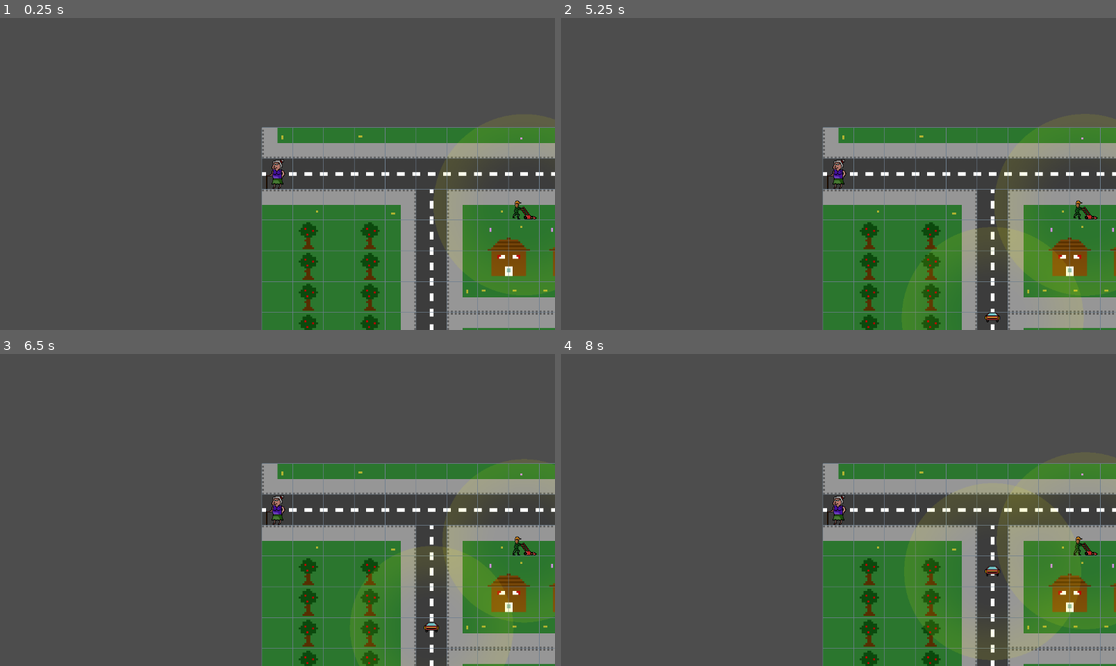
Above: before the commit, frames 1-4 (two rows, left to right).
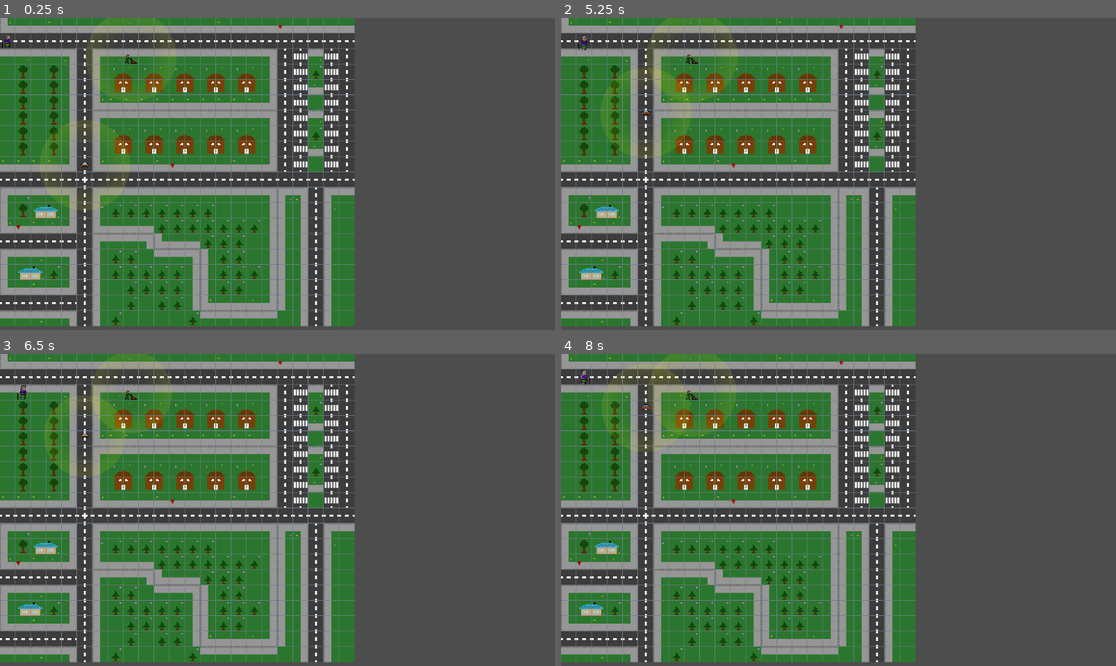
Above: after the commit, the same moments.

Repository: chrismeunier/EpicGameJam11
Game: Godot game, scene res://TileMap/world.tscn
Same seed, same stepped clock (60 frames per second), same inputs: the game is played once before the commit and once after it. Sound files missing from this copy of the repository are replaced by a short silence.
Inputs (mouse positions are in pixels of both pictures, inside the frame that each line leads up to):
- Up to frame 1 (0.25 s): no input
- Up to frame 2 (5.25 s): tap Enter at 0.5 s; move the mouse to (960, 158) at 0.52 s; hold D (Right) 0.53-1.28 s; hold Shift 0.53-1.28 s; move the mouse to (727, 189) at 1.27 s; hold S (Down) 1.28-2.03 s; tap 2 at 1.35, 4.35 s; move the mouse to (894, 105) at 2.02 s; hold D (Right) 2.03-2.78 s; tap 3 at 2.1, 5.1 s; move the mouse to (810, 236) at 2.77 s; hold W (Up) 2.78-3.53 s; tap 1 at 2.85 s; move the mouse to (1005, 220) at 3.52 s; hold Shift 3.53-4.28 s; hold A (Left) 3.53-5.03 s; move the mouse to (672, 127) at 4.27 s; move the mouse to (866, 174) at 5.02 s; hold S (Down) from 5.03 s (still down)
- Up to frame 3 (6.5 s): move the mouse to (194, 432) at 5.77 s; release S (Down) at 5.78 s; hold D (Right) from 5.78 s (still down); tap 1 at 5.85 s
- Up to frame 4 (8 s): move the mouse to (960, 494) at 6.52 s; release D (Right) at 6.53 s; hold W (Up) 6.53-7.28 s; hold Shift 6.53-7.28 s; move the mouse to (727, 525) at 7.27 s; hold D (Right) from 7.28 s (still down); tap 2 at 7.35 s

The runs differ from the first frame. In frame 1, 66% of the frame differs, in the area x 0-100%, y 0-100%; in frame 2, 66%; in frame 3, 66%; in frame 4, 67%.

Commit message:
Main scene setup

Diff:
--- /dev/null
+++ b/CenteredLevels/centered_lvl_1.tscn
@@ -0,0 +1,8 @@
+[gd_scene load_steps=2 format=3 uid="uid://bjmwquwheatr2"]
+
+[ext_resource type="PackedScene" uid="uid://r7mveck8cnw2" path="res://Levels/Lvl1.tscn" id="1_d77bp"]
+
+[node name="MarkerLvl1" type="Marker2D"]
+
+[node name="Lvl1" parent="." instance=ExtResource("1_d77bp")]
+position = Vector2(-220, -233)
--- /dev/null
+++ b/CenteredLevels/centered_lvl_2.tscn
@@ -0,0 +1,9 @@
+[gd_scene load_steps=2 format=3 uid="uid://b2x3s4tpjk8lg"]
+
+[ext_resource type="PackedScene" uid="uid://0gcx30ebdqs4" path="res://Levels/Lvl2.tscn" id="1_5db0r"]
+
+[node name="MarkerLvl2" type="Marker2D"]
+visible = false
+
+[node name="Lvl2" parent="." instance=ExtResource("1_5db0r")]
+position = Vector2(-217, -234)
--- /dev/null
+++ b/CenteredLevels/centered_lvl_3.tscn
@@ -0,0 +1,8 @@
+[gd_scene load_steps=2 format=3 uid="uid://va8jeyu7lfih"]
+
+[ext_resource type="PackedScene" uid="uid://bgcslm7tineu7" path="res://Levels/Lvl3.tscn" id="1_qq2of"]
+
+[node name="MarkerLvl3" type="Marker2D"]
+
+[node name="Lvl3" parent="." instance=ExtResource("1_qq2of")]
+position = Vector2(-315, -202)
--- /dev/null
+++ b/CenteredLevels/centered_lvl_4.tscn
@@ -0,0 +1,8 @@
+[gd_scene load_steps=2 format=3 uid="uid://di86brryw6h4c"]
+
+[ext_resource type="PackedScene" uid="uid://b4eqj7kto0x4" path="res://Levels/level_forest.tscn" id="1_lwfdt"]
+
+[node name="MarkerLvl4" type="Marker2D"]
+
+[node name="LevelForest" parent="." instance=ExtResource("1_lwfdt")]
+position = Vector2(-255, -258)
--- /dev/null
+++ b/CenteredLevels/centered_lvl_5.tscn
@@ -0,0 +1,9 @@
+[gd_scene load_steps=2 format=3 uid="uid://w82yo37sux6n"]
+
+[ext_resource type="PackedScene" uid="uid://wop35qlselje" path="res://Levels/LvlPelouse.tscn" id="1_6b65o"]
+
+[node name="MarkerLvl5" type="Marker2D"]
+
+[node name="LvlPelouse" parent="." instance=ExtResource("1_6b65o")]
+position = Vector2(-379, -274)
+scale = Vector2(0.7, 0.7)
--- /dev/null
+++ b/CenteredLevels/centered_lvl_6.tscn
@@ -0,0 +1,9 @@
+[gd_scene load_steps=2 format=3 uid="uid://tsiq1qtkgto1"]
+
+[ext_resource type="PackedScene" uid="uid://db2vvw75wxgqc" path="res://Levels/LvlParking.tscn" id="1_e8xhp"]
+
+[node name="MarkerLvl6" type="Marker2D"]
+
+[node name="LvlParking" parent="." instance=ExtResource("1_e8xhp")]
+position = Vector2(-367, -139)
+scale = Vector2(0.5, 0.5)
--- /dev/null
+++ b/CenteredLevels/centered_lvl_7.tscn
@@ -0,0 +1,9 @@
+[gd_scene load_steps=2 format=3 uid="uid://dcalqssudta1w"]
+
+[ext_resource type="PackedScene" uid="uid://cce6261yos8em" path="res://Levels/LvlAutoroute.tscn" id="1_ei6yd"]
+
+[node name="MarkerLvl7" type="Marker2D"]
+
+[node name="AutorouteLevel" parent="." instance=ExtResource("1_ei6yd")]
+position = Vector2(-324, -326)
+scale = Vector2(0.85, 0.85)
--- /dev/null
+++ b/MainScene.tscn
@@ -0,0 +1,14 @@
+[gd_scene load_steps=4 format=3 uid="uid://cyof6ioq6j3mq"]
+
+[ext_resource type="Script" uid="uid://bixxbjdmjyixk" path="res://main_scene.gd" id="1_x4av3"]
+[ext_resource type="PackedScene" uid="uid://udway7ncy7id" path="res://interface/controls.tscn" id="2_rpqi1"]
+[ext_resource type="PackedScene" uid="uid://bjmwquwheatr2" path="res://CenteredLevels/centered_lvl_1.tscn" id="3_rpqi1"]
+
+[node name="MainScene" type="Node2D"]
+script = ExtResource("1_x4av3")
+
+[node name="Controls" parent="." instance=ExtResource("2_rpqi1")]
+unique_name_in_owner = true
+
+[node name="MarkerLvl1" parent="." instance=ExtResource("3_rpqi1")]
+position = Vector2(375, 325)
--- a/characters/player.gd
+++ b/characters/player.gd
@@ -23,7 +23,7 @@
 		return
 
 	# Uncomment this to move manually
-	# move_manually()
+	move_manually()
 
 	if signal_direction != Vector2.ZERO:
 		var new_signal: Vector2 = signal_direction
--- a/characters/player.tscn
+++ b/characters/player.tscn
@@ -288,9 +288,6 @@
 sprite_frames = SubResource("SpriteFrames_q605b")
 animation = &"success"
 
-[node name="Camera2D" type="Camera2D" parent="AnimatedSprite2D"]
-zoom = Vector2(2, 2)
-
 [node name="RayCast2D" type="RayCast2D" parent="AnimatedSprite2D"]
 target_position = Vector2(0, 64)
 collide_with_areas = true
--- a/events.gd
+++ b/events.gd
@@ -14,7 +14,8 @@
 # Feedback signal to know if granny made the right move
 signal movement_ended(success: bool)
 # Call "Events.movement_ended.emit(value)" when movement is done
-signal level_completed()
+signal level_completed
+signal next_level
 
 func _ready() -> void:
 	pass # Replace with function body.
--- a/interface/controls.gd
+++ b/interface/controls.gd
@@ -103,7 +103,6 @@
 	command_sequence.enable_sequence()
 	state_chart.send_event("move")
 
-
 func _on_signal_to_move_state_entered() -> void:
 	state_chart.set_expression_property("finished_move", false)
 	command_sequence.send_movement_direction()
@@ -117,7 +116,6 @@
 
 func _on_awaiting_anim_state_stepped() -> void:
 	state_chart.send_event("ask_for_loop")
-
 
 func to_ask_for_loop(misunderstanding:bool):
 	#print("Move understood? ", not misunderstanding)
@@ -134,11 +132,9 @@
 		command_sequence.pop_first_command()
 		state_chart.send_event("no_repeat")
 
-
 func _on_decrement_state_entered() -> void:
 	command_sequence.decrement_current_command()
 	state_chart.send_event("go_to_next")
-
 
 func _on_next_move_state_entered() -> void:
 	if command_sequence.is_not_empty():
@@ -146,11 +142,9 @@
 	else:
 		state_chart.send_event("finished")
 
-
 func _on_selecting_state_processing(_delta: float) -> void:
 	if not AudioManager.menu_music.playing:
 		AudioManager.menu_music.play()
-
 
 func _on_playing_state_processing(_delta: float) -> void:
 	if not music_played_once and not AudioManager.gameplay_music_one.playing:
@@ -169,7 +163,7 @@
 func _on_next_level_button_pressed() -> void:
 	state_chart.send_event("start_selecting")
 	success_dialog.visible = false
-
+	Events.next_level.emit()
 
 func _on_end_state_processing(delta: float) -> void:
 	if not success_dialog.visible:
--- a/interface/controls.tscn
+++ b/interface/controls.tscn
@@ -226,7 +226,7 @@
 
 [node name="CompoundState" type="Node" parent="StateChart"]
 script = ExtResource("7_mi4ox")
-initial_state = NodePath("Inactive")
+initial_state = NodePath("Selecting")
 metadata/_custom_type_script = "uid://jk2jm1g6q853"
 
 [node name="Inactive" type="Node" parent="StateChart/CompoundState"]
--- /dev/null
+++ b/main_scene.gd
@@ -0,0 +1,41 @@
+extends Node2D
+
+@onready var current_scene = $MarkerLvl1
+@onready var controls: ControlPanel = %Controls
+
+const CENTERED_LVL_1 = preload("res://CenteredLevels/centered_lvl_1.tscn")
+const CENTERED_LVL_2 = preload("res://CenteredLevels/centered_lvl_2.tscn")
+const CENTERED_LVL_3 = preload("res://CenteredLevels/centered_lvl_3.tscn")
+const CENTERED_LVL_4 = preload("res://CenteredLevels/centered_lvl_4.tscn")
+const CENTERED_LVL_5 = preload("res://CenteredLevels/centered_lvl_5.tscn")
+const CENTERED_LVL_6 = preload("res://CenteredLevels/centered_lvl_6.tscn")
+const CENTERED_LVL_7 = preload("res://CenteredLevels/centered_lvl_7.tscn")
+
+var levels_list = [\
+	CENTERED_LVL_1,\
+	CENTERED_LVL_2,\
+	CENTERED_LVL_3,\
+	CENTERED_LVL_4,\
+	CENTERED_LVL_5,\
+	CENTERED_LVL_6,\
+	CENTERED_LVL_7]
+
+var current_scene_index = 0
+
+func _ready() -> void:
+	Events.next_level.connect(on_next_level)
+
+func on_next_level() -> void:
+	current_scene_index += 1
+	if current_scene_index >= 6:
+		current_scene_index = 6
+	var scene = levels_list[current_scene_index]
+	call_deferred("_deferred_goto_scene", scene)
+
+func _deferred_goto_scene(scene):
+	current_scene.free()
+	current_scene = scene.instantiate()
+	# Add it to the active scene, as child of root.
+	get_tree().root.add_child(current_scene)
+	# Optionally, to make it compatible with the SceneTree.change_scene_to_file() API.
+	get_tree().current_scene = current_scene
Not shown, added: main_scene.gd.uid
